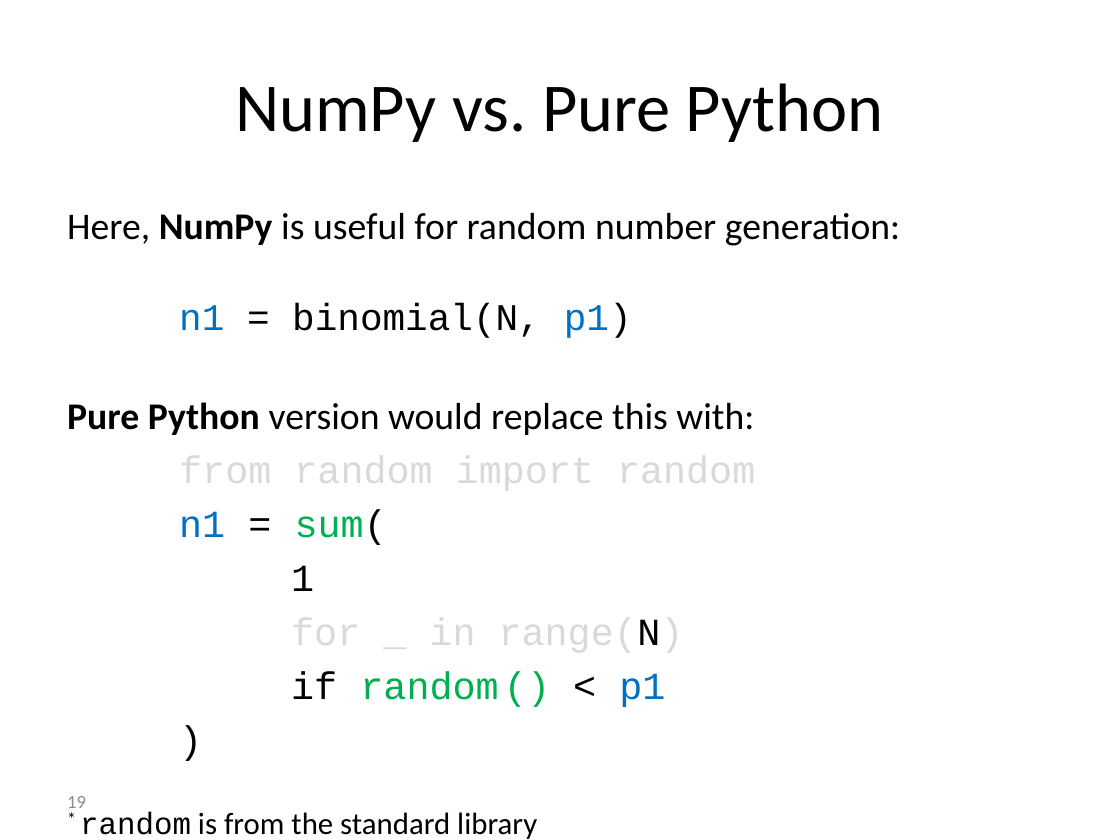
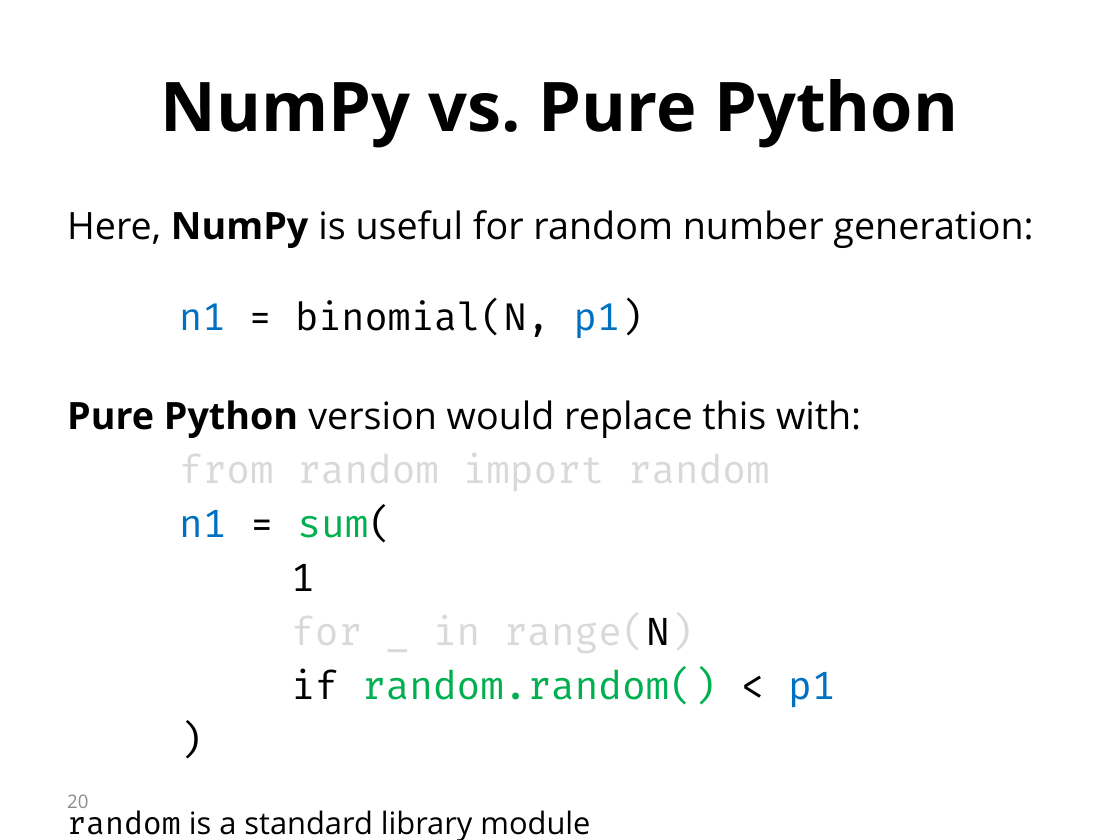
Before and after one commit to yoavram/PyConIL2016, a slide deck: slide 20 of presentation.pptx (slide 19 before the commit). Drawn at 1120x840 pixels with LibreOffice and Linux fonts; fonts in the diff are those of the drawing. Boxes give left, top, right and bottom in pixels: in the first picture for what was removed or moved away, otherwise in the second. Text is boxed around its words. In the diff, an @@ line names an element or a change of style, - is before the commit and + after.

Commit message:
modified fonts

```diff
--- a/presentation.pptx
+++ b/presentation.pptx
@@ title "NumPy vs. Pure Python" at [161, 79, 958, 148]: font Calibri to Open Sans, bold on @@
@@ text at [67, 210, 1033, 657]: font Calibri to Open Sans in "Here, NumPy is useful for random number ...", "Pure Python version would replace this with:"; font Courier New to Fira Code in "n1 = binomial(N, p1)", "from random import random", "n1 = sum(", "1" and 2 more places @@
@@ text at [291, 668, 835, 708]: text changed; font Courier New to Fira Code @@
-if random () < p1
+if random.random() < p1
@@ page number at [67, 794, 88, 808]: text changed; font Calibri to Open Sans @@
-19
+20
@@ text at [67, 810, 590, 840]: text changed; font Calibri to Open Sans @@
-* random is from the standard library
+random is a standard library module
```
Also in this commit, not shown: 59 other slides changed, 4 slides added, 3 slides removed.
